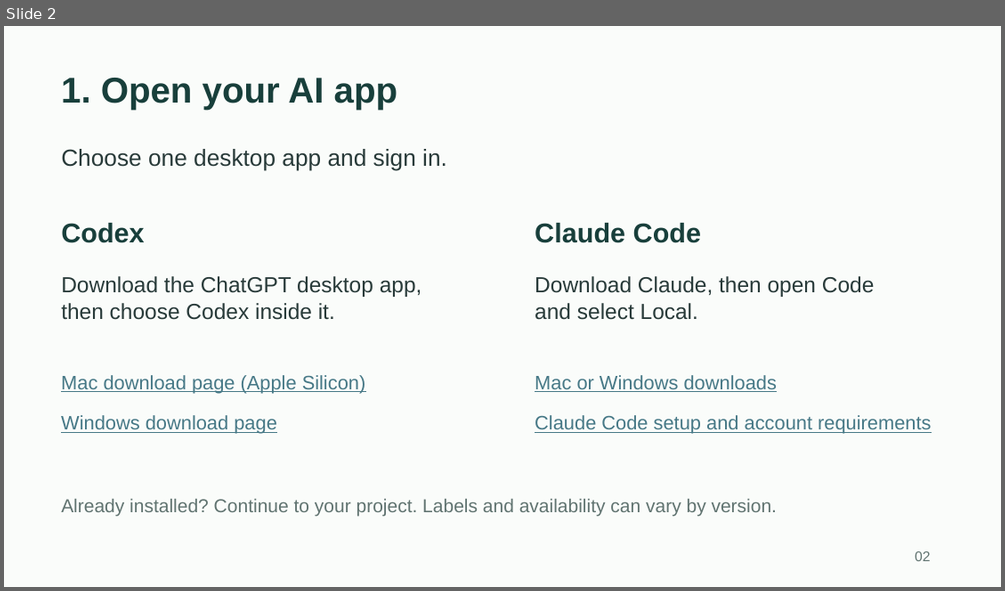
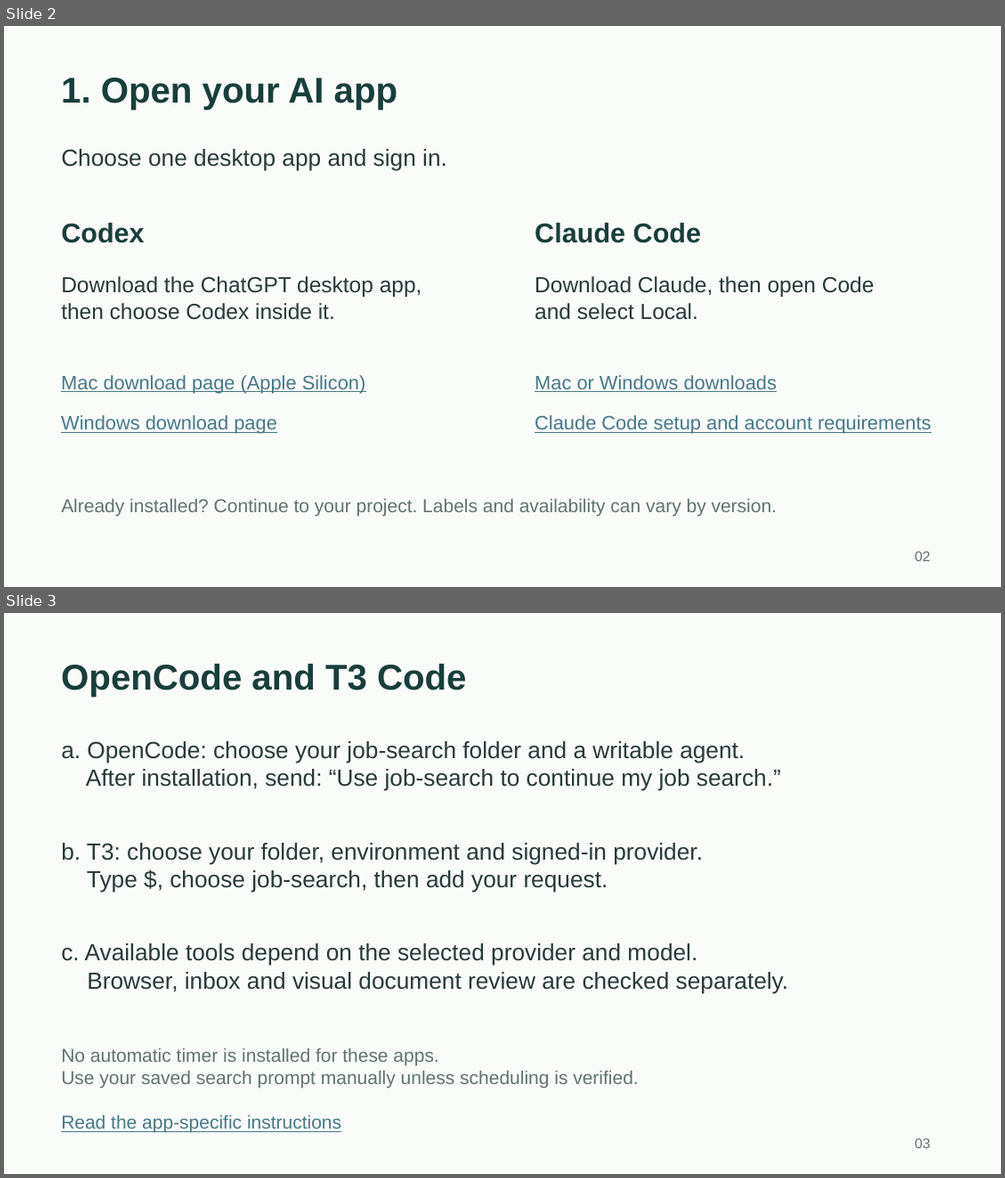
Before and after one commit to toughdave/job-search, a slide deck: docs/job-search-guide.pptx. Shown one above the other, each under a label of ours: slide 2 before the commit, slides 2 and 3 after it. The pictures are 1005x591 and 1005x1178 pixels, drawn with LibreOffice and Linux fonts; fonts in the diff are those of the drawing. Boxes give left, top, right and bottom in pixels: in the first picture for what was removed or moved away, otherwise in the second. Text is boxed around its words. In the diff, an @@ line names an element or a change of style, - is before the commit and + after.

Commit message:
Document OpenCode and T3 setup, skill return prompts and refresh behavior

```diff
--- a/docs/job-search-guide.pptx
+++ b/docs/job-search-guide.pptx
@@ slide 3 added at [4, 613, 1001, 1174], background #FAFCFA @@
@@ text added at [61, 664, 466, 697], 34.5 pt, text #183F3B, bold @@
+OpenCode and T3 Code
@@ text added at [61, 741, 781, 791], 22.5 pt, text #283A39 @@
+a. OpenCode: choose your job-search folder and a writable agent.
+After installation, send: “Use job-search to continue my job search.”
@@ text added at [61, 843, 703, 892], 22.5 pt, text #283A39 @@
+b. T3: choose your folder, environment and signed-in provider.
+Type $, choose job-search, then add your request.
@@ text added at [61, 943, 789, 994], 22.5 pt, text #283A39 @@
+c. Available tools depend on the selected provider and model.
+Browser, inbox and visual document review are checked separately.
@@ text added at [61, 1048, 638, 1088], 18 pt, text #607370 @@
+No automatic timer is installed for these apps.
+Use your saved search prompt manually unless scheduling is verified.
@@ text added at [61, 1115, 341, 1133], 18 pt, text #467886, underline @@
+Read the app-specific instructions
@@ text added at [914, 1138, 930, 1148], 13.5 pt, text #607370 @@
+03
```
Also in this commit, not shown: 17 slides changed, 1 other slide added, 8 other files.
